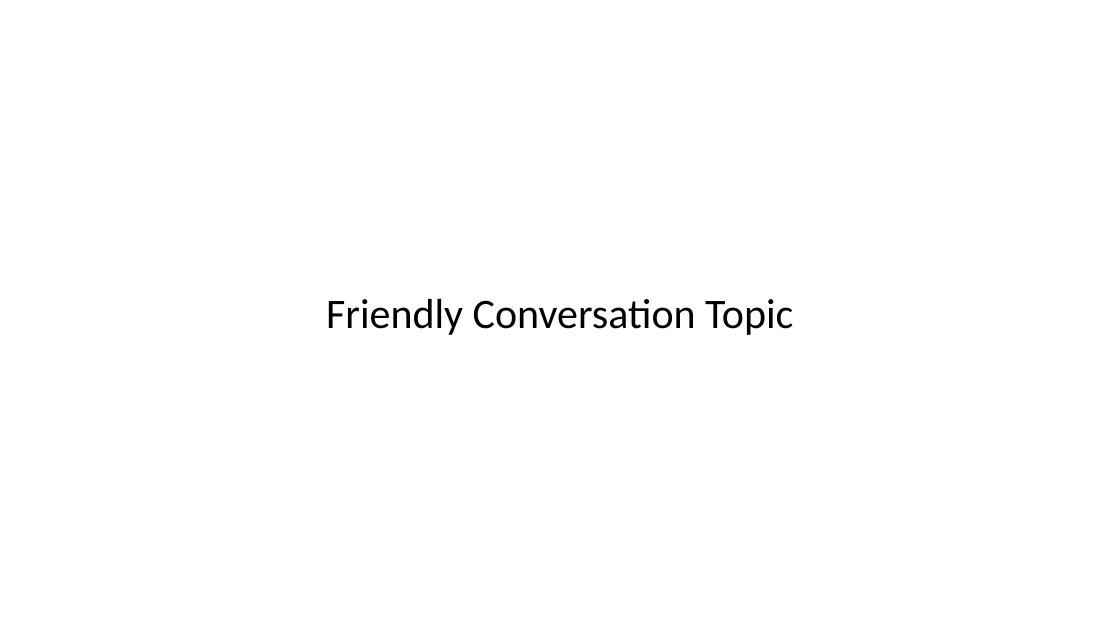
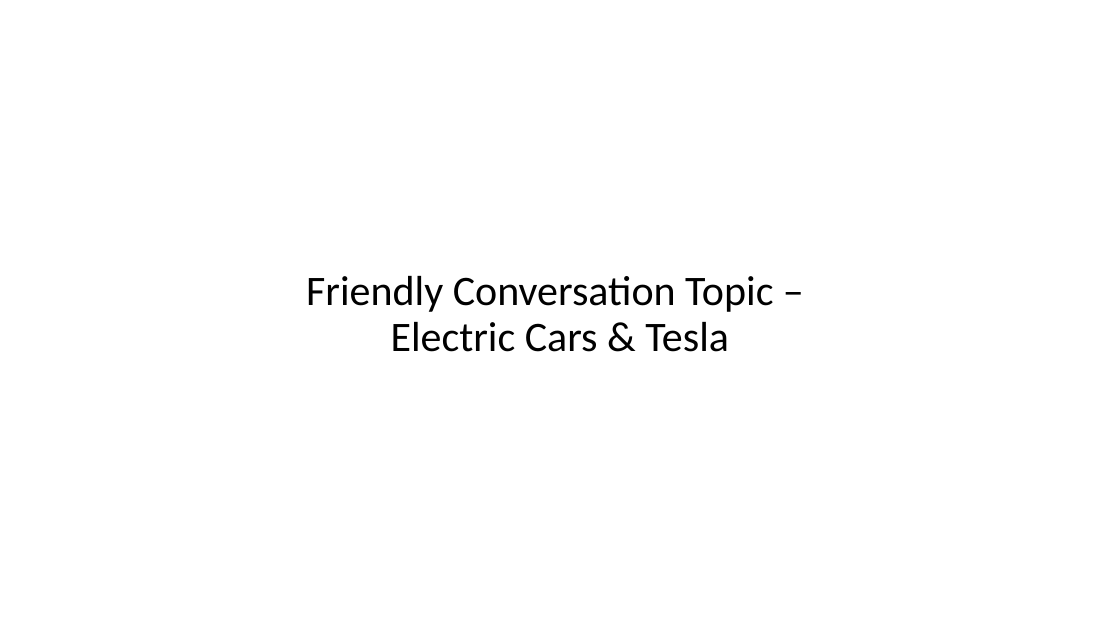
Before and after one commit to EricJPogue/CPSC-24500, a slide deck: slide 2 of lecture-slides/2019-12-02-oop.pptx. Drawn at 1120x630 pixels with LibreOffice and Linux fonts; fonts in the diff are those of the drawing. Boxes give left, top, right and bottom in pixels: in the first picture for what was removed or moved away, otherwise in the second. Text is boxed around its words. In the diff, an @@ line names an element or a change of style, - is before the commit and + after.

```diff
--- a/lecture-slides/2019-12-02-oop.pptx
+++ b/lecture-slides/2019-12-02-oop.pptx
@@ title at box(306, 276, 773, 352): text changed @@
-Friendly Conversation Topic
+Friendly Conversation Topic –
+Electric Cars & Tesla
```
Also in this commit, not shown: 4 other slides changed, 3 slides added, 2 slides removed.
